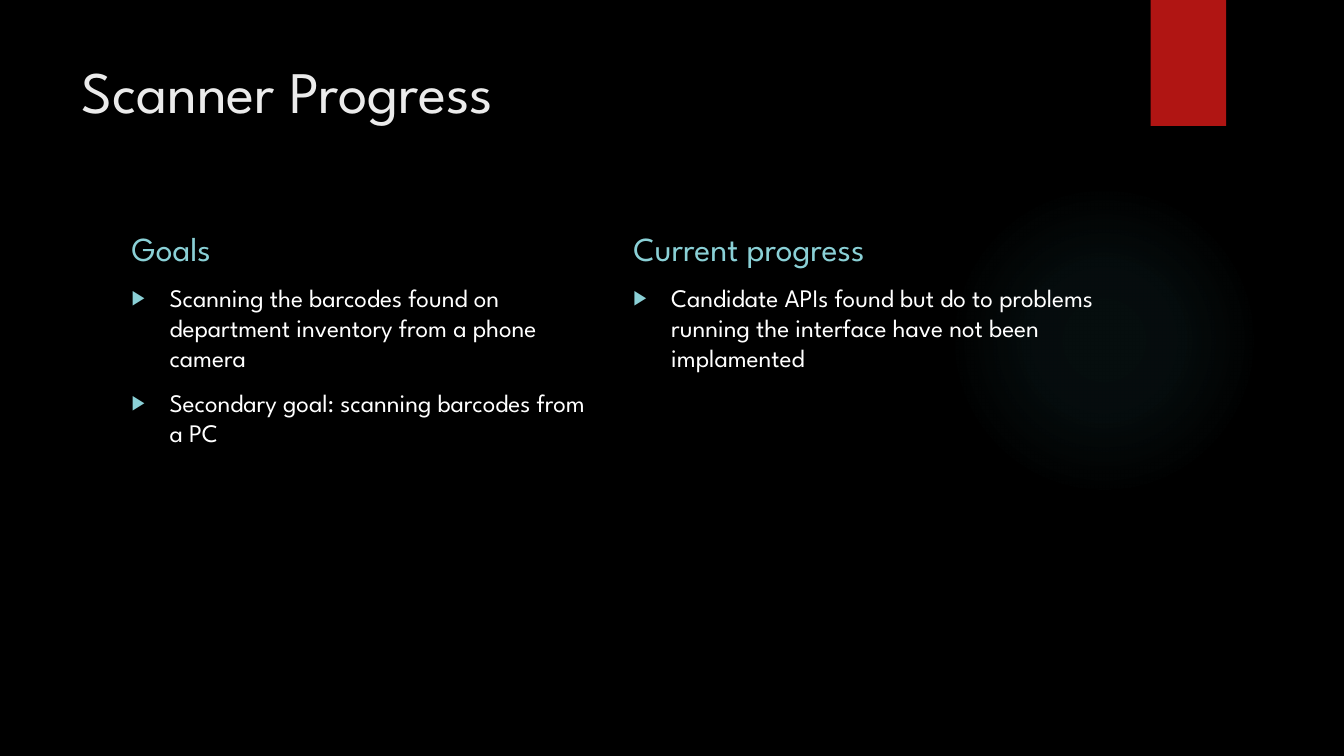
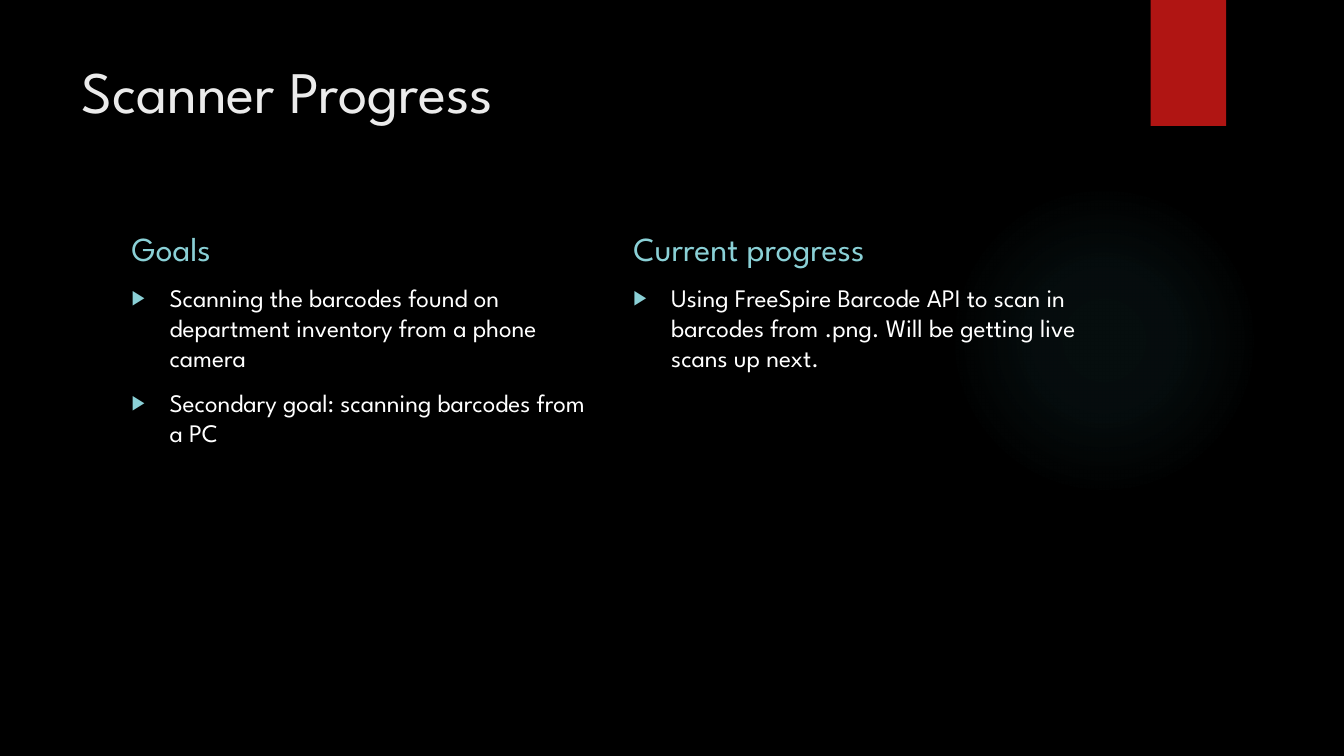
Before and after one commit to frozenNodak/InventoryManagement491, a slide deck: slide 9 of Inventory Management System midterm code review.pptx (slide 5 before the commit). Drawn at 1344x756 pixels with LibreOffice and Linux fonts; fonts in the diff are those of the drawing; background and template pictures are left out. Boxes give left, top, right and bottom in pixels: in the first picture for what was removed or moved away, otherwise in the second. Text is boxed around its words. In the diff, an @@ line names an element or a change of style, - is before the commit and + after.

```diff
--- a/Inventory Management System midterm code review.pptx
+++ b/Inventory Management System midterm code review.pptx
@@ text at [671, 289, 1075, 373]: text changed @@
-▶ Candidate APIs found but do to problems running the interface have not been implamented
+▶ Using FreeSpire Barcode API to scan in barcodes from .png. Will be getting live scans up next.
```
Also in this commit, not shown: 2 other slides changed, 4 slides added.
